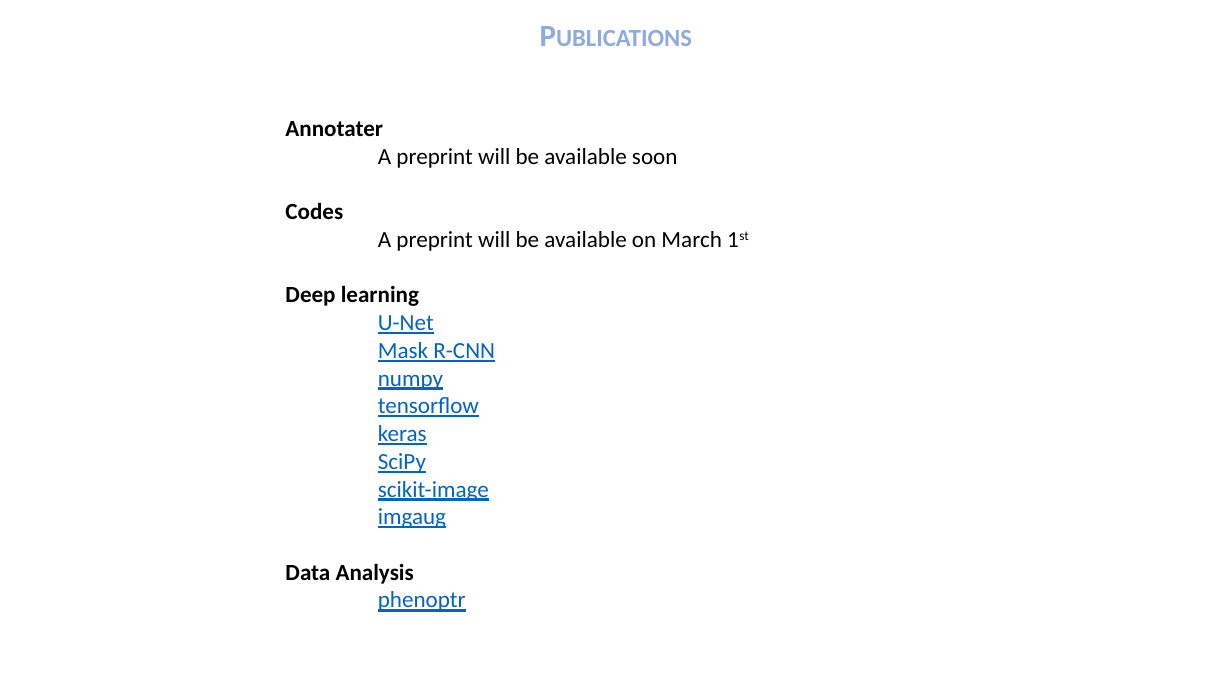
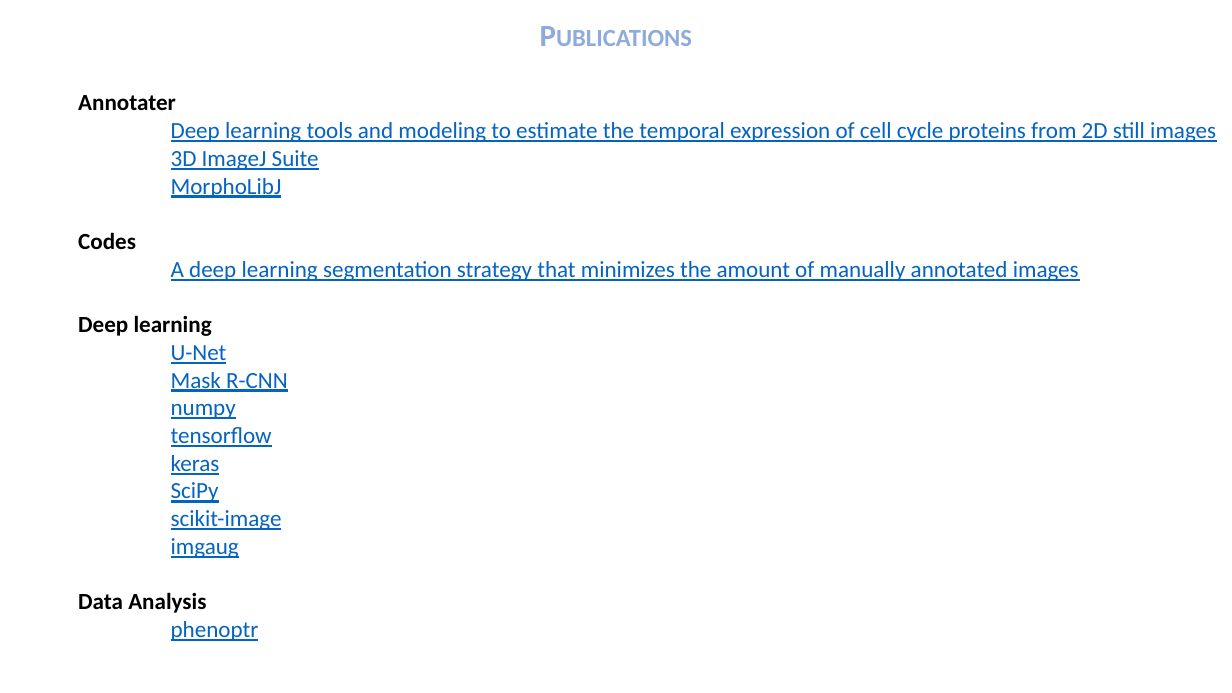
Before and after one commit to tpecot/DeepLearningBasedSegmentationForBiologists, a slide deck: slide 3 of Courses/9.Video tutorials and Publications.ppsx. Drawn at 1232x693 pixels with LibreOffice and Linux fonts; fonts in the diff are those of the drawing. Boxes give left, top, right and bottom in pixels: in the first picture for what was removed or moved away, otherwise in the second. Text is boxed around its words. In the diff, an @@ line names an element or a change of style, - is before the commit and + after.

```diff
--- a/Courses/9.Video tutorials and Publications.ppsx
+++ b/Courses/9.Video tutorials and Publications.ppsx
@@ text "Annotater": place and size @@
-text "Annotater" at [285,121,721,612]
+text "Annotater" at [78,95,1216,641]
@@ text at [171,122,1216,198]: text changed; text colour #000000 to #0563C1 @@
-A preprint will be available soon
+Deep learning tools and modeling to estimate the temporal expression of cell cycle proteins from 2D still images
+3D ImageJ Suite
+MorphoLibJ
@@ text at [171,261,1079,281]: text changed; text colour #000000 to #0563C1 @@
-A preprint will be available on March 1st
+A deep learning segmentation strategy that minimizes the amount of manually annotated images
```
Also in this commit, not shown: 1 other slide changed, 6 other files.
